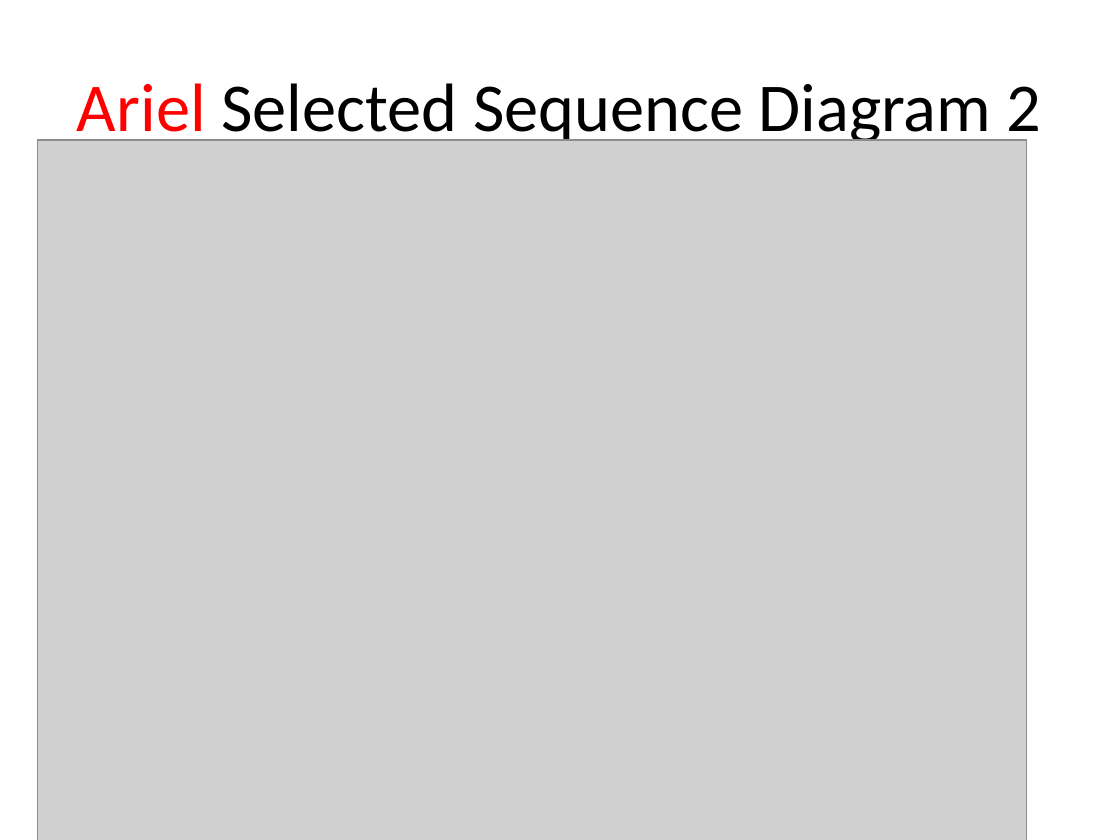
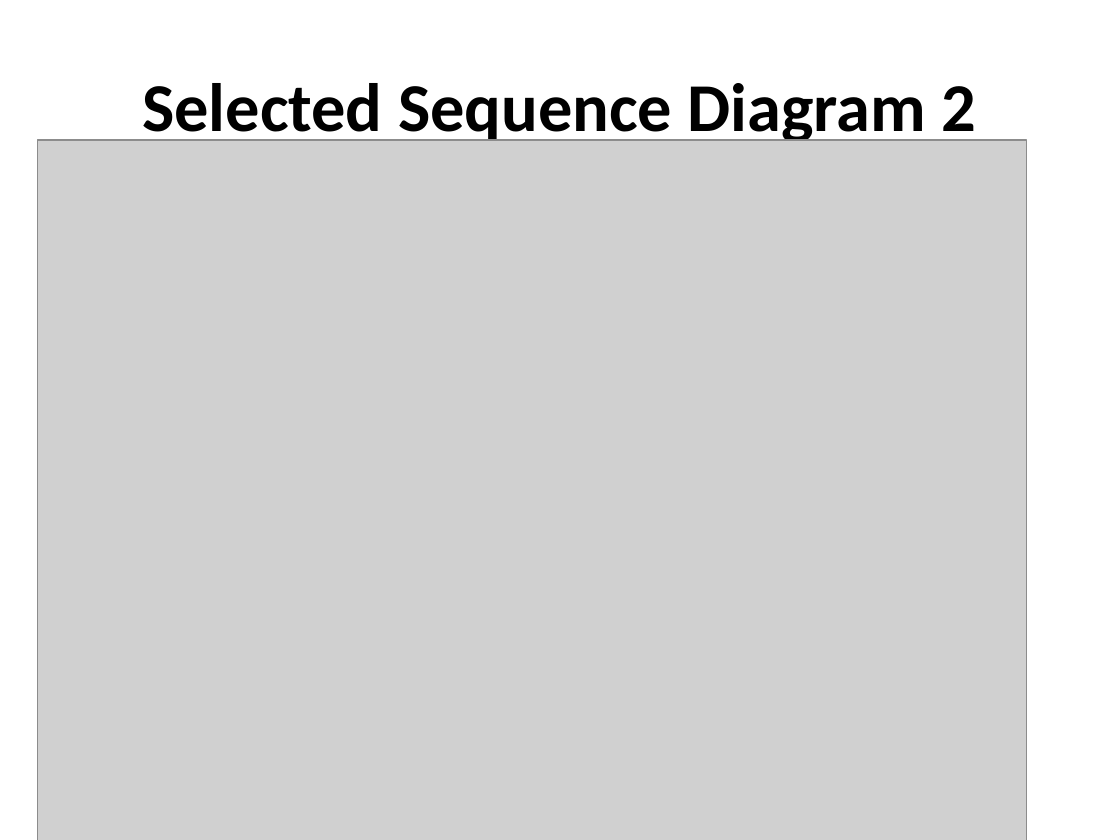
Before and after one commit to cen4010-onlinecardealer/docs, a slide deck: slide 16 of Online+Car+Dealer+System.pptx. Drawn at 1120x840 pixels with LibreOffice and Linux fonts; fonts in the diff are those of the drawing; grey boxes stand for pictures. Boxes give left, top, right and bottom in pixels: in the first picture for what was removed or moved away, otherwise in the second. Text is boxed around its words. In the diff, an @@ line names an element or a change of style, - is before the commit and + after.

```diff
--- a/Online+Car+Dealer+System.pptx
+++ b/Online+Car+Dealer+System.pptx
@@ title at bbox=[142, 83, 977, 147]: text changed; bold on @@
-Ariel Selected Sequence Diagram 2
+Selected Sequence Diagram 2
```
Also in this commit, not shown: 16 other slides changed.
